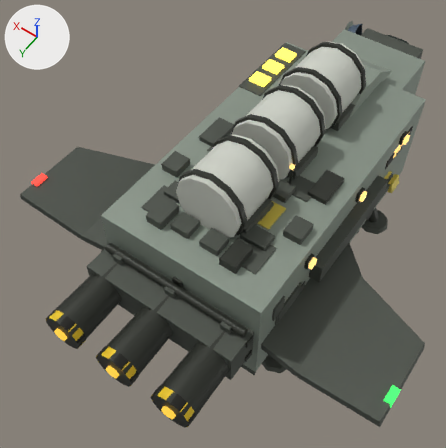
The glTF model ref/glb/tender-m.glb: old version first, new version second.
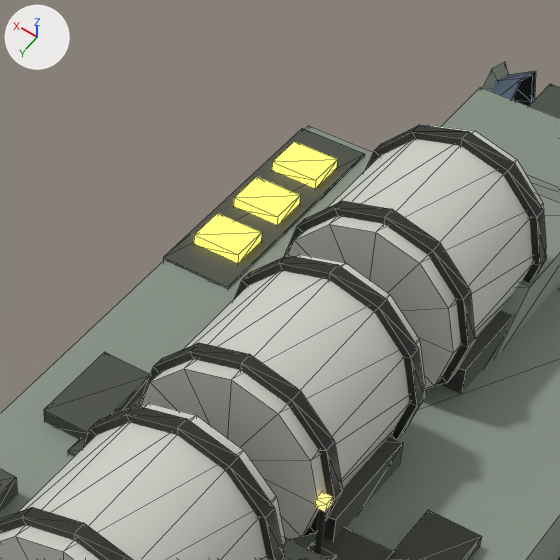
The first picture shows the older version from a camera (50 mm lens) standing at (-2.15, 4.2, 6.22) and looking at (0.3, 0.77, 0.82). The close-ups show the older and then the newer version on the part from 41% to 83% of the width and 0% to 42% of the height of that picture. Only the edits that show in the close-ups are written down. Lighting does not change. The marker at upper left points along +X, +Y and +Z. The close-ups show mesh edges as thin lines. Where no turn or scale is listed for an object, it has been applied to the vertices.

In view in the first close-up: 'bowserTank0', 'bowserTank1', 'bowserTank2', 'hullMain', 'hullNose', 'iffLampDorsal0', 'iffLampDorsal1', 'iffLampDorsal2', 'iffPlinthDorsal', 'supportShipAftGreeble4R', 'tankStrap0L', 'tankStrap0R', 'tankStrap1L', 'tankStrap1R', 'tankStrap2R' and 16 more.
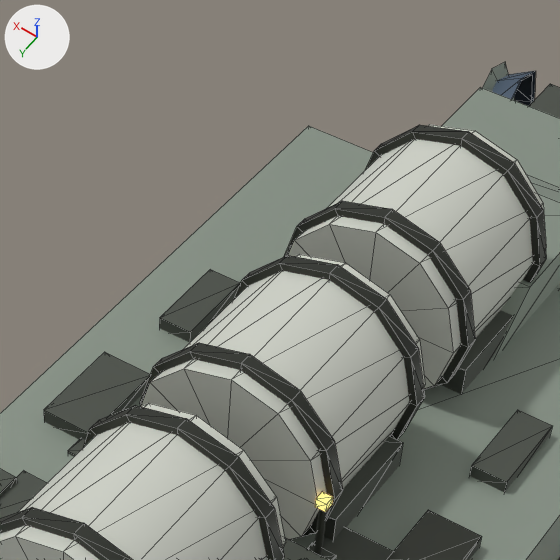
Where the change shows, as pixel boxes (x1, y1, x2, y2) in the close-ups (560 x 560 px):
'iffPlinthDorsal', moved (not visible afterwards)
    before: (163, 128, 364, 289)
'supportShiphullMainGreebleTop10L', added
    after: (470, 410, 552, 492)
'supportShiphullMainGreebleTop10R', added
    after: (159, 269, 240, 342)
'iffLampDorsal0', moved (not visible afterwards)
    before: (194, 213, 262, 263)
'iffLampDorsal1', moved (not visible afterwards)
    before: (234, 177, 300, 224)
'iffLampDorsal2', moved (not visible afterwards)
    before: (272, 141, 338, 188)
'supportShiphullMainGreebleTop9R', added
    after: (0, 471, 47, 518)

Patch to the scene script:
```diff
--- a/ref/glb/tender-m.glb.py
+++ b/ref/glb/tender-m.glb.py
@@ me_mesh_197_1 @@
+me_mesh_197_1.from_pydata(...)  # a box spanning x -0.066..0.066, y -0.163..0.163, z -0.038..0.038
+me_mesh_197_1.materials.append(mat_hullpanel)  # dark grey #4f544c
@@ me_mesh_195_1 @@
+me_mesh_195_1.from_pydata(...)  # a box spanning x -0.074..0.074, y -0.128..0.128, z -0.051..0.051
+me_mesh_195_1.materials.append(mat_hullpanel)  # dark grey #4f544c
@@ ob_iffplinthdorsal @@
 ob_iffplinthdorsal = bpy.data.objects.new('iffPlinthDorsal', me_mesh_217)
-ob_iffplinthdorsal.location = (0.761, -0.87, 1.675)
+ob_iffplinthdorsal.location = (0.0, 1.374, 0.555)
@@ ob_ifflampdorsal0 @@
 ob_ifflampdorsal0 = bpy.data.objects.new('iffLampDorsal0', me_mesh_218)
-ob_ifflampdorsal0.location = (0.761, -0.598, 1.712)
+ob_ifflampdorsal0.location = (0.0, 1.646, 0.518)
@@ ob_ifflampdorsal1 @@
 ob_ifflampdorsal1 = bpy.data.objects.new('iffLampDorsal1', me_mesh_219)
-ob_ifflampdorsal1.location = (0.761, -0.87, 1.712)
+ob_ifflampdorsal1.location = (0.0, 1.374, 0.518)
@@ ob_ifflampdorsal2 @@
 ob_ifflampdorsal2 = bpy.data.objects.new('iffLampDorsal2', me_mesh_220)
-ob_ifflampdorsal2.location = (0.761, -1.142, 1.712)
+ob_ifflampdorsal2.location = (0.0, 1.102, 0.518)
@@ ob_supportshiphullmaingreebletop10r @@
+ob_supportshiphullmaingreebletop10r = bpy.data.objects.new('supportShiphullMainGreebleTop10R', me_mesh_197_1)
+ob_supportshiphullmaingreebletop10r.location = (0.635, -0.224, 1.702)
@@ ob_supportshiphullmaingreebletop10l @@
+ob_supportshiphullmaingreebletop10l = bpy.data.objects.new('supportShiphullMainGreebleTop10L', me_mesh_197_1.copy())
+ob_supportshiphullmaingreebletop10l.location = (-0.635, -0.224, 1.702)
@@ ob_supportshiphullmaingreebletop9r @@
+ob_supportshiphullmaingreebletop9r = bpy.data.objects.new('supportShiphullMainGreebleTop9R', me_mesh_195_1)
+ob_supportshiphullmaingreebletop9r.location = (0.551, 0.968, 1.706)
```
